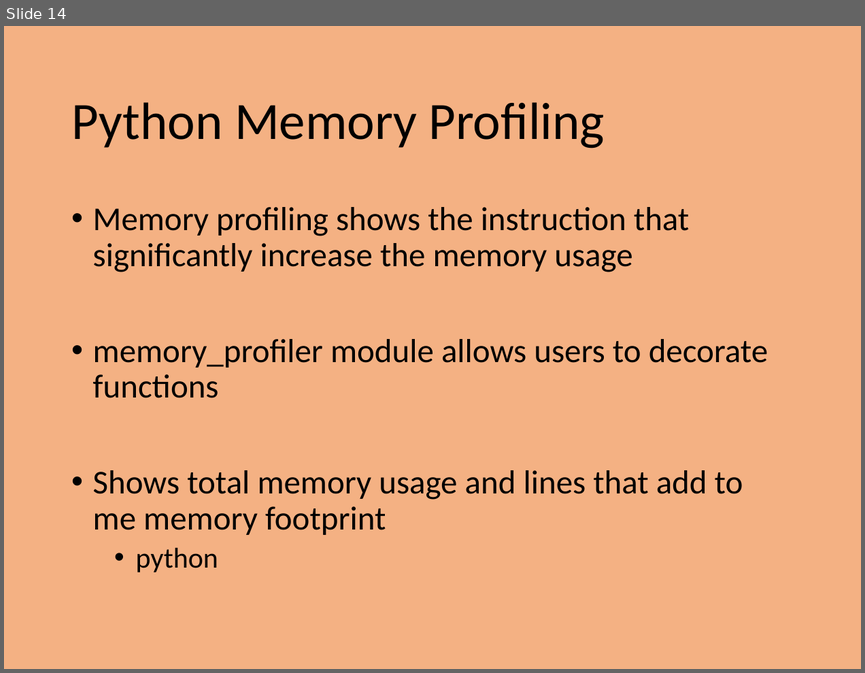
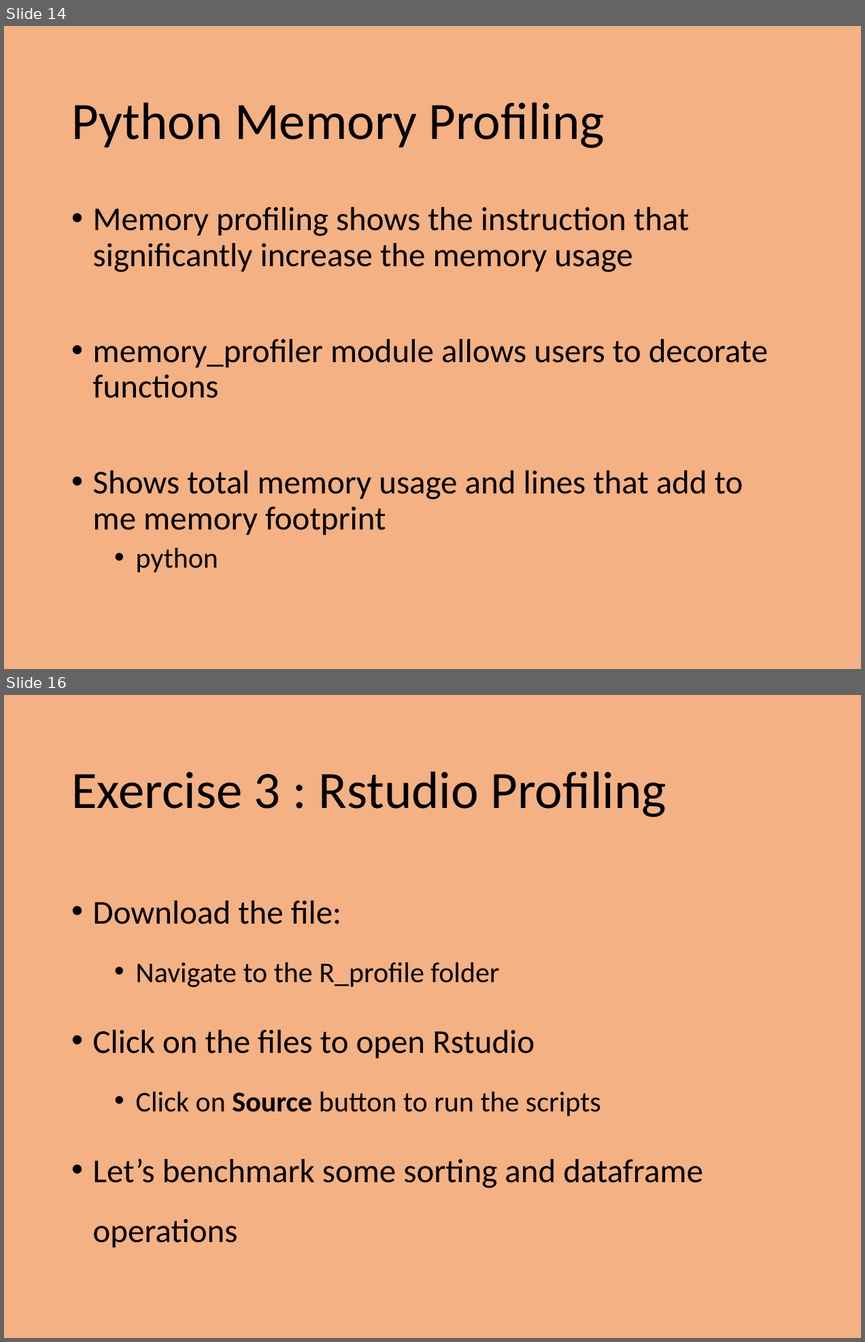
Before and after one commit to PrincetonUniversity/intro_debugging, a slide deck: 01_overview/Introduction_To_Debugging.pptx. Shown one above the other, each under a label of ours: slide 14 before the commit, slides 14 and 16 after it; the slides between them are not shown. The pictures are 865x673 and 865x1342 pixels, drawn with LibreOffice and Linux fonts; fonts in the diff are those of the drawing. Boxes give left, top, right and bottom in pixels: in the first picture for what was removed or moved away, otherwise in the second. Text is boxed around its words. In the diff, an @@ line names an element or a change of style, - is before the commit and + after.

Commit message:
Made edits to the R debug and profile examples.

```diff
--- a/01_overview/Introduction_To_Debugging.pptx
+++ b/01_overview/Introduction_To_Debugging.pptx
@@ slide 16 added at [4,695,861,1338], background #F4B183 @@
@@ title added at [71,771,667,817], 44 pt, text #000000 @@
+Exercise 3 : Rstudio Profiling
@@ text added at [93,900,703,1247], 28 pt, text #000000 @@
+• Download the file:
+  • Navigate to the R_profile folder
+• Click on the files to open Rstudio
+  • Click on Source button to run the scripts
+• Let’s benchmark some sorting and dataframe operations
```
Also in this commit, not shown: 1 slide changed, 2 other files.
